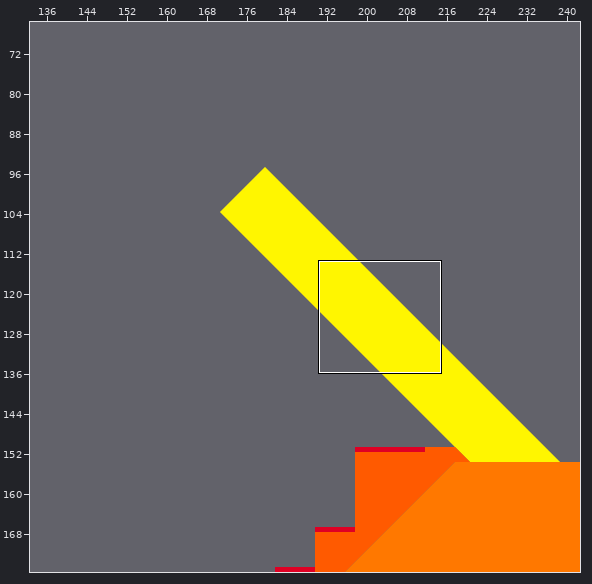
Level history. Tiled map: maps/nivel_1_2_1.tmx. The first picture is a wide view before the edit; the outline marks the close-up.
Close-up. Before the edit:
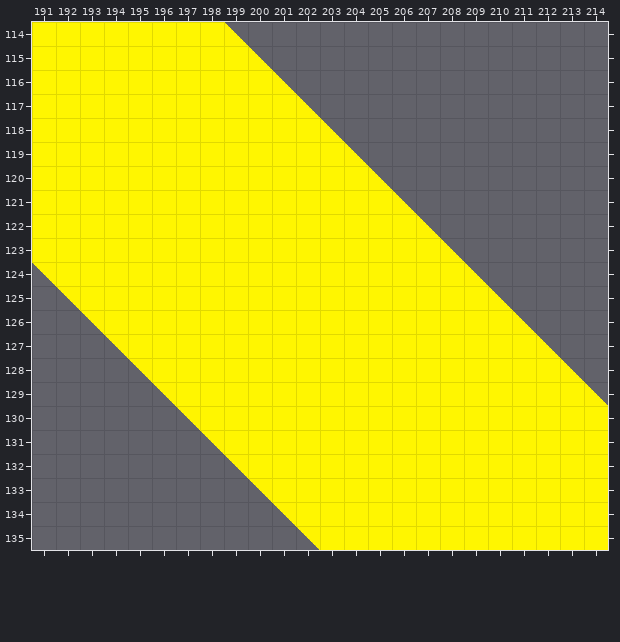
Cells are 32x32 px. Shown: x 191..214, y 114..135. The commit also changed other parts of the map, which this record leaves out.
After:
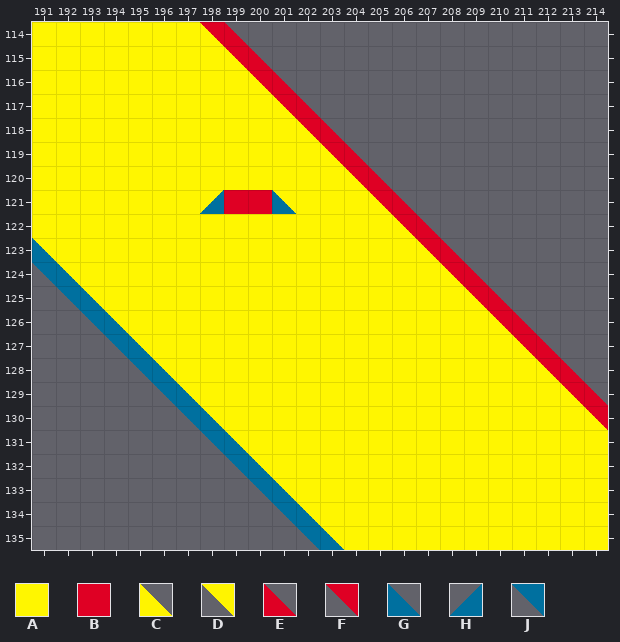
Key: from "tile1": A 1, B 2, C 25, D 27, E 57, F 59, G 65, H 66, J 67.
_ is an empty cell.
Tiles replaced or removed in this view: A, C, D.
The edit:
Changed rows in their new state; . is an unchanged cell.
Layer "Capa de Patrones 1":
first column x 191:
114 ........E...............
115 .........E..............
116 ..........E.............
117 ...........E............
118 ............E...........
119 .............E..........
120 ..............E.........
121 ........BB.....E........
122 ................E.......
123 .................E......
124 J.................E.....
125 .J.................E....
126 ..J.................E...
127 ...J.................E..
128 ....J.................E.
129 .....J.................E
130 ......J.................
131 .......J................
132 ........J...............
133 .........J..............
134 ..........J.............
135 ...........J............
Layer "Capa de patrones 2":
first column x 191:
114 .......F................
115 ........F...............
116 .........F..............
117 ..........F.............
118 ...........F............
119 ............F...........
120 .............F..........
121 .......H..G...F.........
122 ...............F........
123 G...............F.......
124 .G...............F......
125 ..G...............F.....
126 ...G...............F....
127 ....G...............F...
128 .....G...............F..
129 ......G...............F.
130 .......G...............F
131 ........G...............
132 .........G..............
133 ..........G.............
134 ...........G............
135 ............G...........
Changed places in both close-ups, as pixel boxes (x1, y1, x2, y2):
changed: (32, 22, 608, 550)
